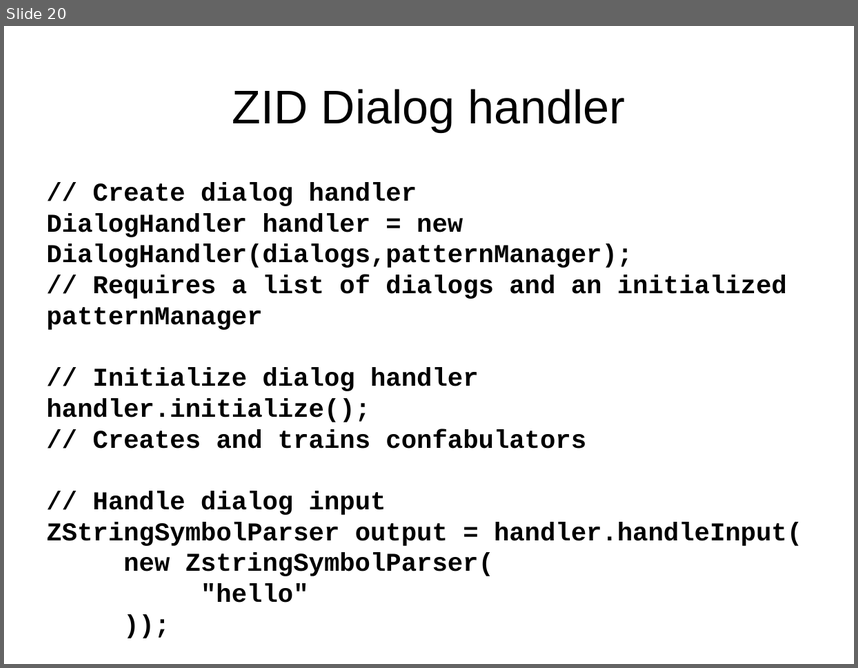
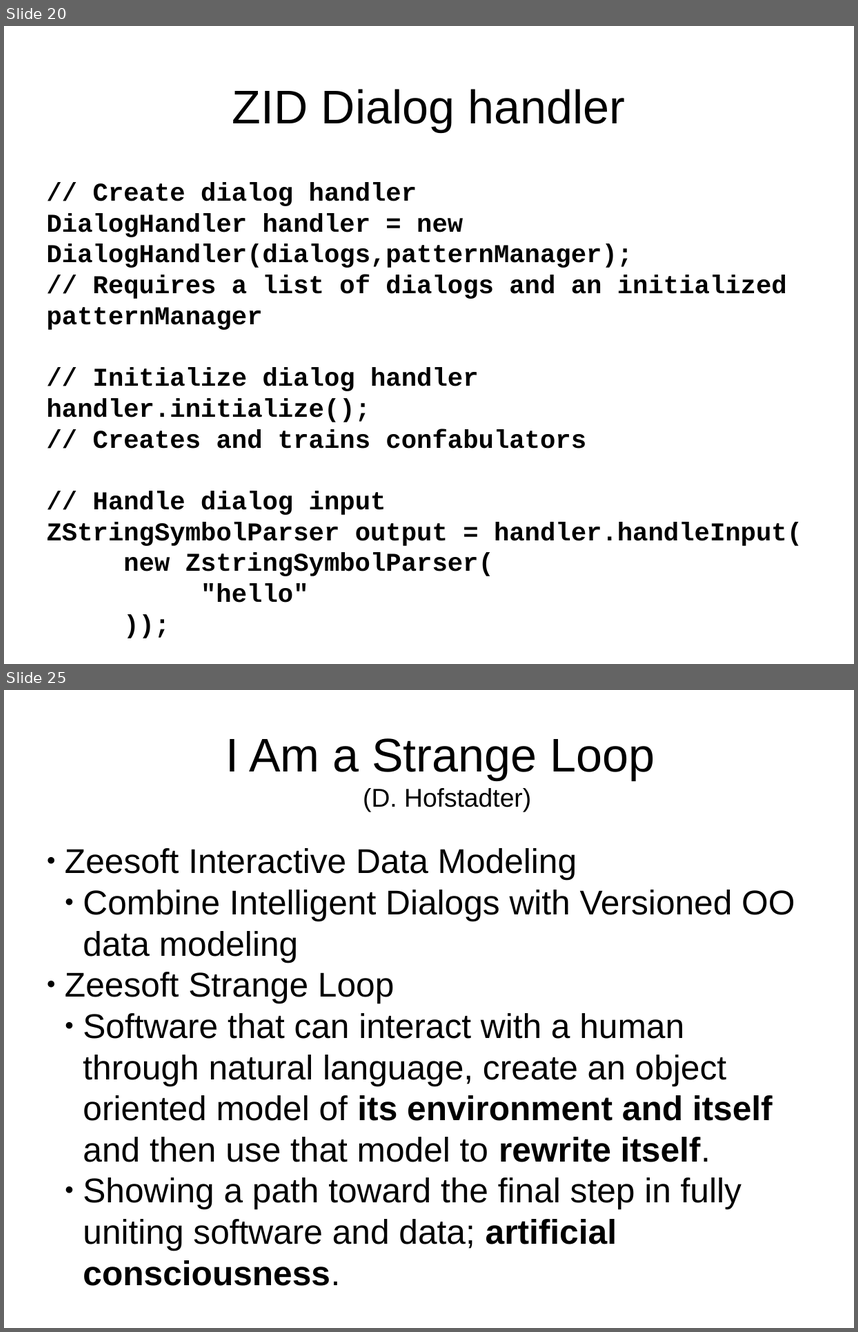
Before and after one commit to DyzLecticus/Zeesoft, a slide deck: V3.0/doc/Zeesoft Open Source Artificial Cognition.odp. Shown one above the other, each under a label of ours: slide 20 before the commit, slides 20 and 25 after it; the slides between them are not shown. The pictures are 858x668 and 858x1332 pixels, drawn with LibreOffice and Linux fonts; fonts in the diff are those of the drawing. Boxes give left, top, right and bottom in pixels: in the first picture for what was removed or moved away, otherwise in the second. Text is boxed around its words. In the diff, an @@ line names an element or a change of style, - is before the commit and + after.

```diff
--- a/V3.0/doc/Zeesoft Open Source Artificial Cognition.odp
+++ b/V3.0/doc/Zeesoft Open Source Artificial Cognition.odp
@@ slide 25 added at box(4, 690, 854, 1328), background #FFFFFF @@
@@ title added at box(225, 738, 655, 812), 44 pt, text #000000 @@
+  I Am a Strange Loop
+  (D. Hofstadter)
@@ subtitle added at box(65, 848, 795, 1285), 32 pt, text #000000 @@
+● Zeesoft Interactive Data Modeling
+  ● Combine Intelligent Dialogs with Versioned OO data modeling
+● Zeesoft Strange Loop
+  ● Software that can interact with a human through natural language, create an object oriented model of its environment and itself and then use that model to rewrite itself.
+  ● Showing a path toward the final step in fully uniting software and data; artificial consciousness.
```
Also in this commit, not shown: 4 slides changed, 5 other slides added, 1 slide removed, 1 other file.
